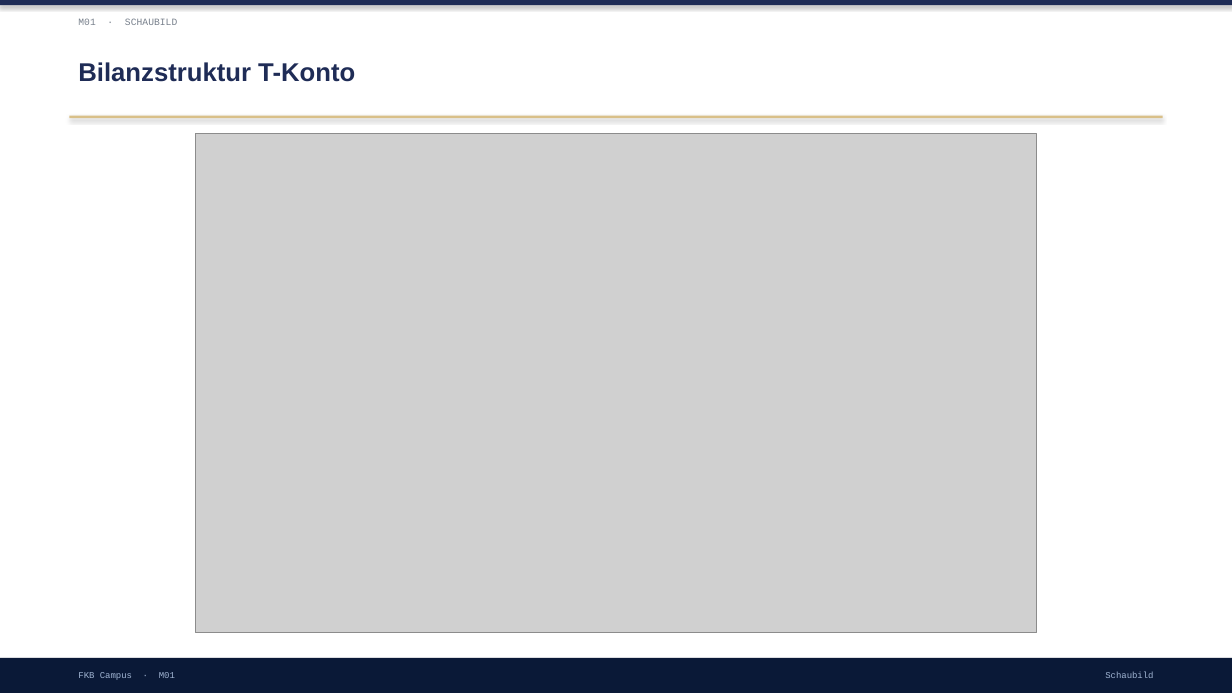
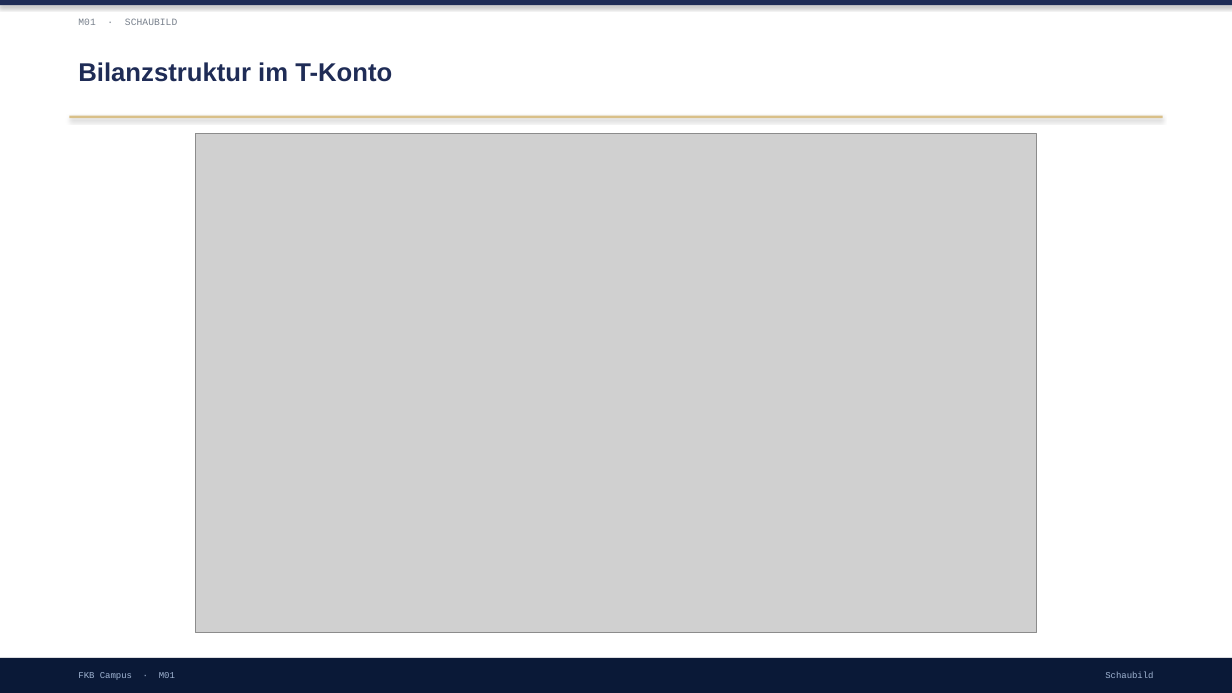
Before and after one commit to ck5rqc47pr-byte/firmenkundenakademie-online, a slide deck: slide 8 of protected-downloads/praesentation/M01.pptx (slide 6 before the commit). Drawn at 1232x693 pixels with LibreOffice and Linux fonts; fonts in the diff are those of the drawing; grey boxes stand for pictures. Boxes give left, top, right and bottom in pixels: in the first picture for what was removed or moved away, otherwise in the second. Text is boxed around its words. In the diff, an @@ line names an element or a change of style, - is before the commit and + after.

```diff
--- a/protected-downloads/praesentation/M01.pptx
+++ b/protected-downloads/praesentation/M01.pptx
@@ text at (x1=78, y1=62, x2=392, y2=82): text changed @@
-Bilanzstruktur T-Konto
+Bilanzstruktur im T-Konto
```
Also in this commit, not shown: 6 other slides changed, 5 slides added, 1 slide removed, 1 other file.
